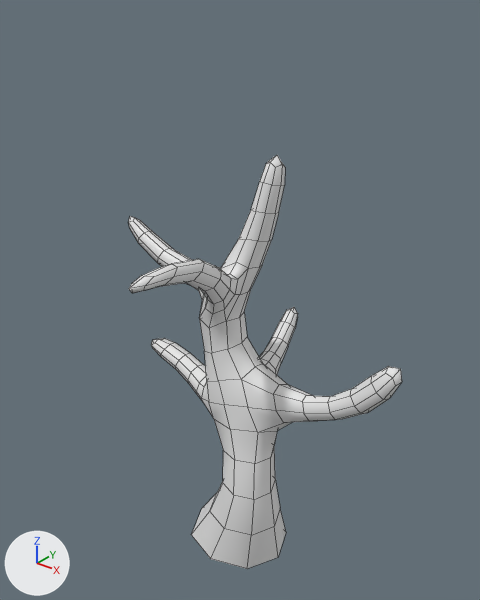
Renders of the Blender file Models/Trees/trees.blend from each side of a commit.
Camera for both pictures: a camera (50 mm lens) standing at (5.57, -6.99, 8.31) and looking at (-0.38, 0.44, 3.7). Lighting does not change. The marker at lower left points along +X, +Y and +Z. Mesh edges are drawn as thin lines.

Script lines for the objects in view, before the commit:
```python
me_mesh = bpy.data.meshes.new('Mesh')
me_mesh.from_pydata(...)  # 361 vertices, 356 faces; spans x -250.0..267.0, y -69.0..618.0, z -159.0..227.0
me_mesh.materials.append(mat_material_001)  # white #e7e7e7
me_mesh_001 = bpy.data.meshes.new('Mesh.001')
me_mesh_001.from_pydata(...)  # 341 vertices, 336 faces; spans x -200.0..278.0, y -67.0..726.0, z -186.0..153.0
me_mesh_002 = bpy.data.meshes.new('Mesh.002')
me_mesh_002.from_pydata(...)  # 385 vertices, 380 faces; spans x -408.0..244.0, y -67.0..772.0, z -247.0..150.0
ob_tree1 = bpy.data.objects.new('Tree1', me_mesh)
ob_tree1.location = (0.0, 0.0, 0.0)
ob_tree1.rotation_euler = (1.571, 0.0, 0.0)  # degrees (90, 0, 0)
ob_tree1.scale = (0.01, 0.01, 0.01)
ob_tree2 = bpy.data.objects.new('Tree2', me_mesh_001)
ob_tree2.location = (0.0, 0.0, 0.0)
ob_tree2.rotation_euler = (1.571, 0.0, 0.0)  # degrees (90, 0, 0)
ob_tree2.scale = (0.01, 0.01, 0.01)
ob_tree2.hide_set(True)
ob_tree3 = bpy.data.objects.new('Tree3', me_mesh_002)
ob_tree3.location = (0.0, 0.0, 0.0)
ob_tree3.rotation_euler = (1.571, 0.0, 0.0)  # degrees (90, 0, 0)
ob_tree3.scale = (0.01, 0.01, 0.01)
ob_tree3.hide_set(True)
```
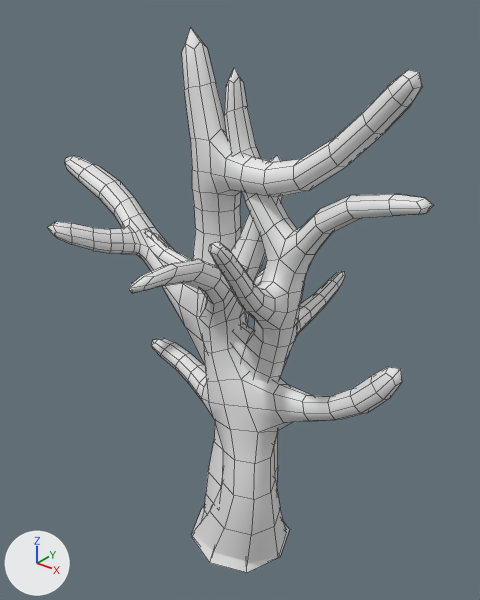
Where the newer file only moved an object's origin or applied its transform, the numbers keep the older frame.

Boxes [x1, y1, x2, y2] around the edits, measured in the pictures (480 x 600 px):
```json
{"object": "Tree3", "change": "shown", "after": [48, 27, 423, 518]}
{"object": "Tree2", "change": "shown", "after": [148, 67, 433, 573]}
```

The change, as JSON lines over the scene's bpy script:
```json
{"op": "remove", "block": "ob_tree2", "code": "ob_tree2.hide_set(True)"}
{"op": "remove", "block": "ob_tree3", "code": "ob_tree3.hide_set(True)"}
```
